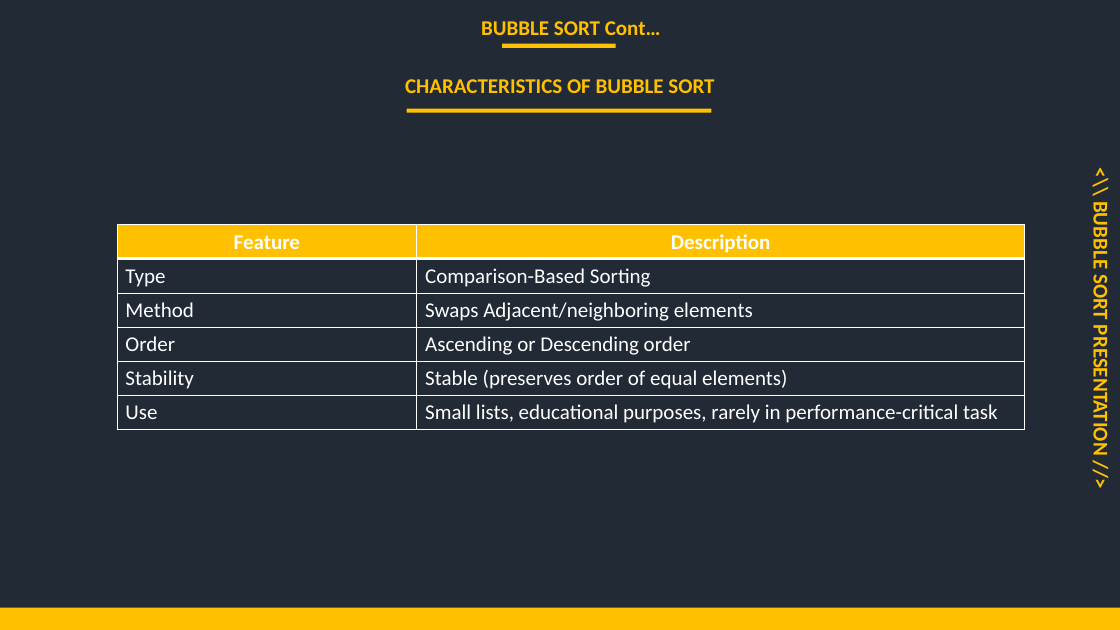
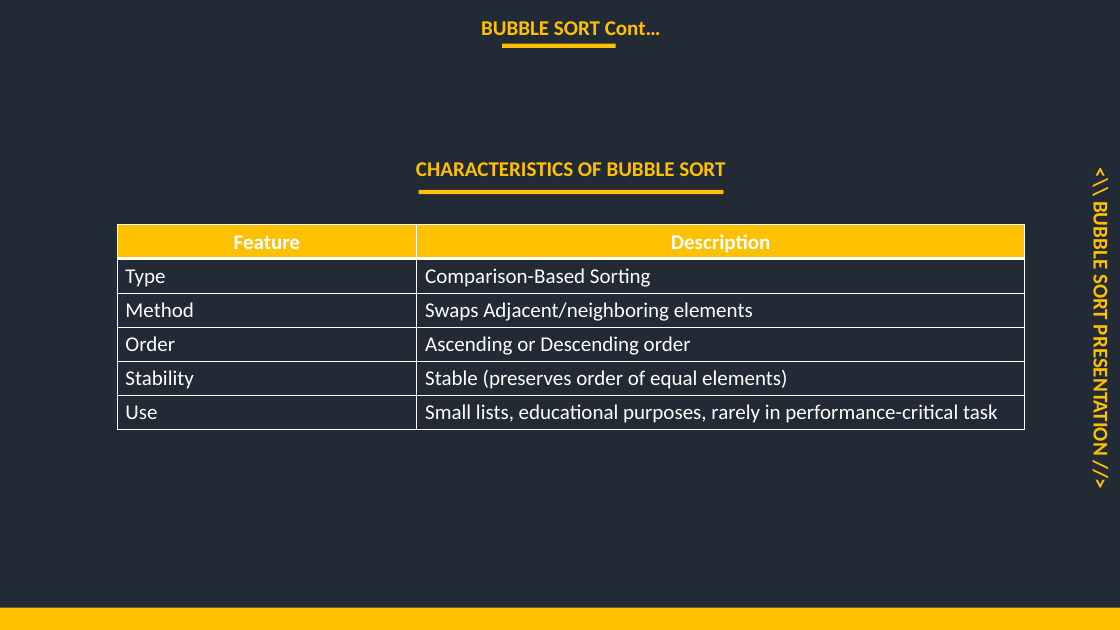
Before and after one commit to mutanganajoseph/Documents, a slide deck: slide 3 of auca/Sem-3/ICP/Assignment/Solution/Group4_Bubble_Sort_Presentation.pptx. Drawn at 1120x630 pixels with LibreOffice and Linux fonts; fonts in the diff are those of the drawing. Boxes give left, top, right and bottom in pixels: in the first picture for what was removed or moved away, otherwise in the second. Text is boxed around its words. In the diff, an @@ line names an element or a change of style, - is before the commit and + after.

```diff
--- a/auca/Sem-3/ICP/Assignment/Solution/Group4_Bubble_Sort_Presentation.pptx
+++ b/auca/Sem-3/ICP/Assignment/Solution/Group4_Bubble_Sort_Presentation.pptx
@@ text "CHARACTERISTICS OF BUBBLE SORT" moved from (x1=405, y1=79, x2=714, y2=93) to (x1=416, y1=162, x2=725, y2=176) @@
@@ rectangle moved from (x1=407, y1=108, x2=712, y2=113) to (x1=418, y1=190, x2=723, y2=194) @@
```
Also in this commit, not shown: 25 other files.
